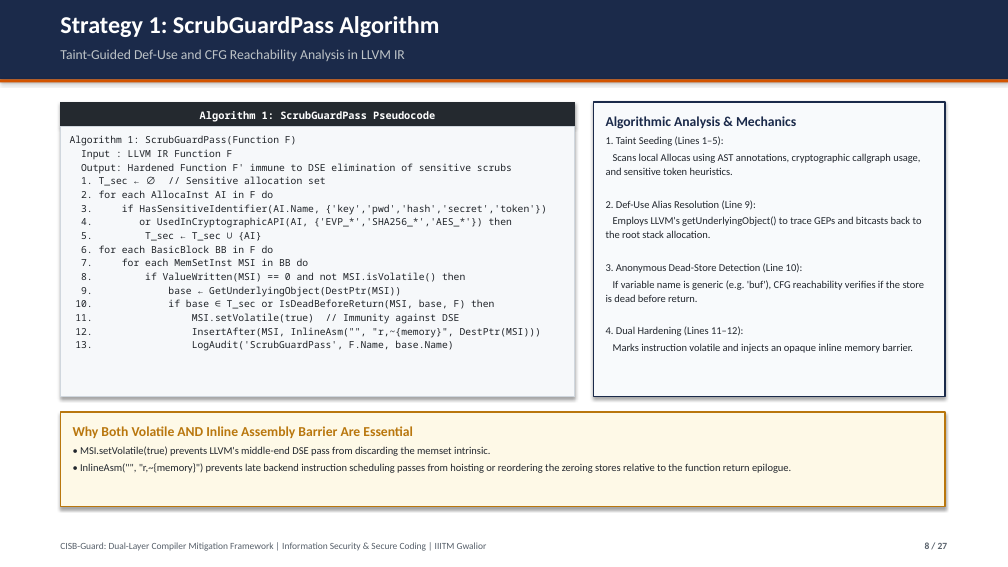
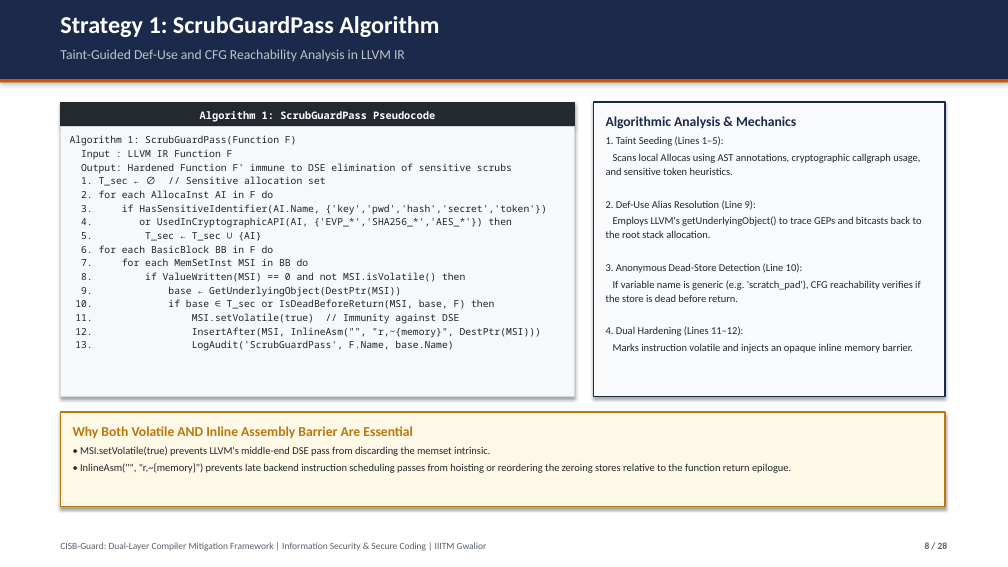
Before and after one commit to Rohinth-S/CISB-compiler-induced-security-bugs, a slide deck: slide 8 of CISB-Guard-Presentation.pptx. Drawn at 1008x567 pixels with LibreOffice and Linux fonts; fonts in the diff are those of the drawing. Boxes give left, top, right and bottom in pixels: in the first picture for what was removed or moved away, otherwise in the second. Text is boxed around its words. In the diff, an @@ line names an element or a change of style, - is before the commit and + after.

```diff
--- a/CISB-Guard-Presentation.pptx
+++ b/CISB-Guard-Presentation.pptx
@@ text at (606, 280, 921, 302): text changed @@
-If variable name is generic (e.g. 'buf'), CFG reachability verifies if the store is dead before return.
+If variable name is generic (e.g. 'scratch_pad'), CFG reachability verifies if the store is dead before return.
```
Also in this commit, not shown: 26 other slides changed, 1 slide added.
